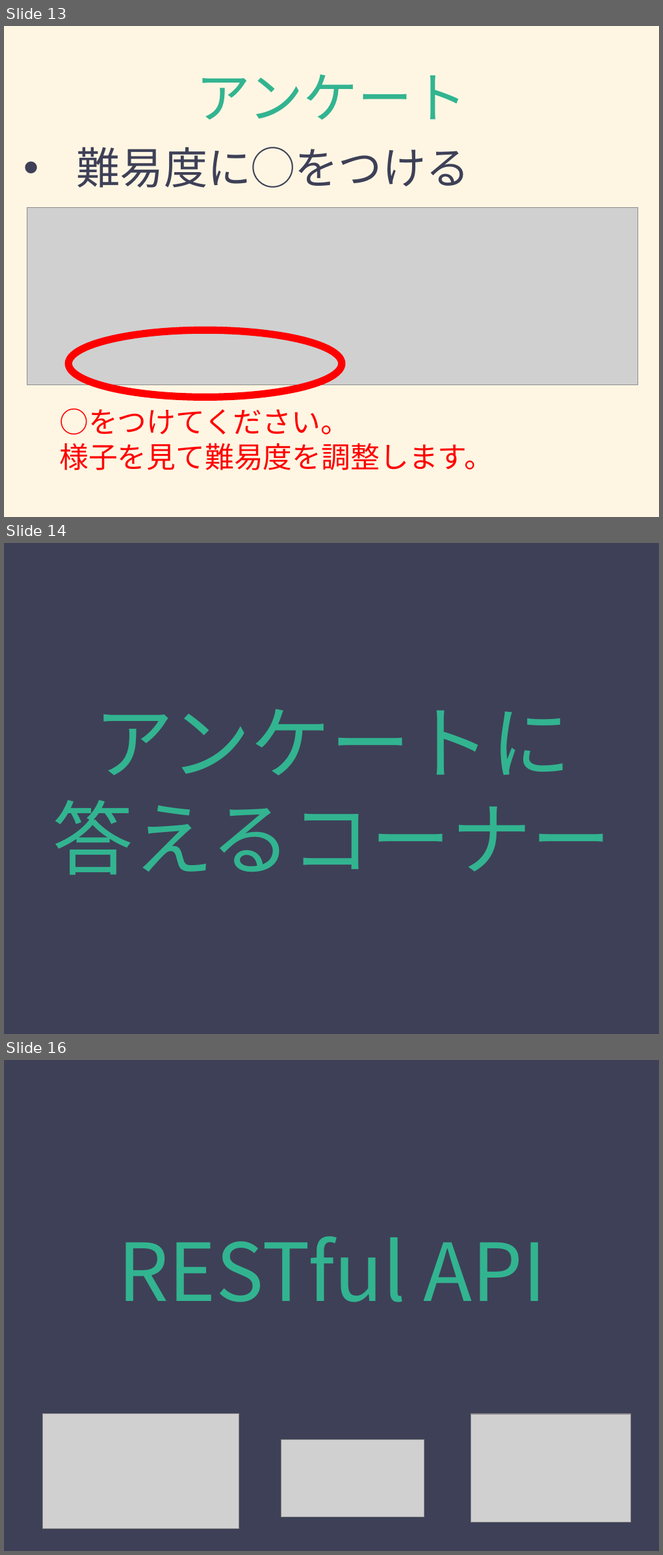
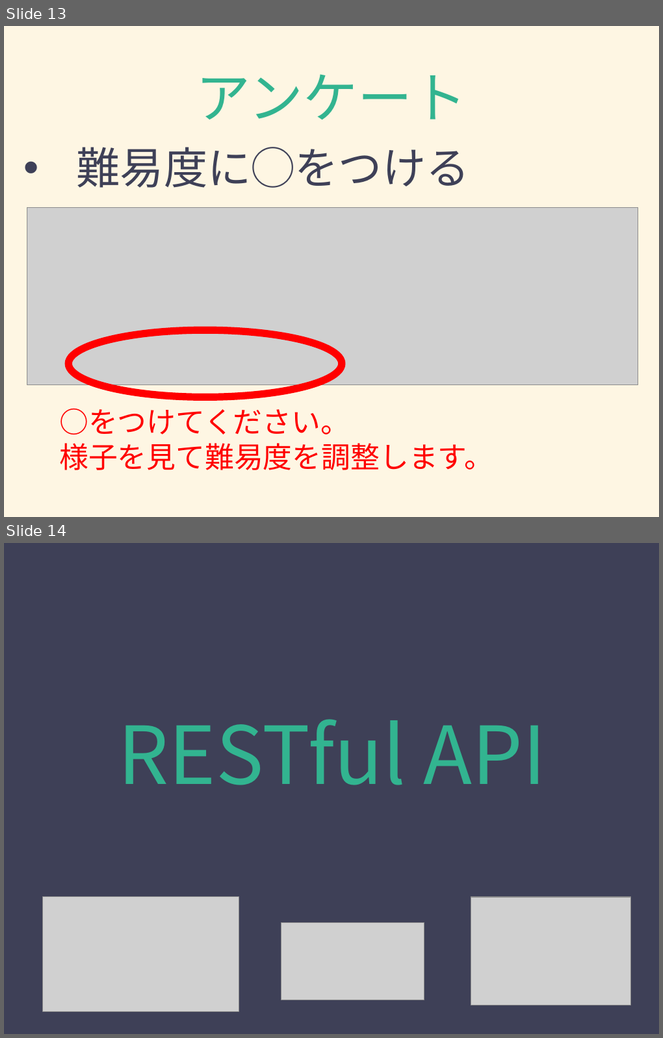
Before and after one commit to katsube/neec, a slide deck: mobileprogramming2/20170116/モバイルプログラミング2_20170116_AM.pptx. Shown one above the other, each under a label of ours: slides 13, 14 and 16 before the commit, slides 13 and 14 after it; the slides between them are not shown. The pictures are 663x1555 and 663x1038 pixels, drawn with LibreOffice and Linux fonts; fonts in the diff are those of the drawing; grey boxes stand for pictures. Boxes give left, top, right and bottom in pixels: in the first picture for what was removed or moved away, otherwise in the second. Text is boxed around its words. In the diff, an @@ line names an element or a change of style, - is before the commit and + after.

```diff
--- a/mobileprogramming2/20170116/モバイルプログラミング2_20170116_AM.pptx
+++ b/mobileprogramming2/20170116/モバイルプログラミング2_20170116_AM.pptx
@@ slide 14 removed at bbox=[4, 543, 659, 1034], background #3E4057 @@
@@ title removed at bbox=[53, 709, 611, 875] @@
-アンケートに
-答えるコーナー
@@ what was slide 16 is now slide 14 @@
```
Also in this commit, not shown: 1 other slide removed, 1 other file.
